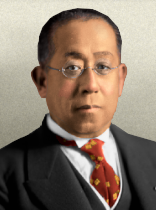
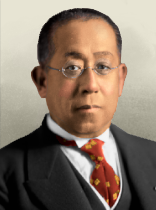
Before/after of a w=156, h=210 layered artwork. What changed in the layer stack:
renamed "Iesato #2" to "Iesato #3", painted on it over (x1=0, y1=0, x2=156, y2=208)
moved "Pasted Layer" above "Iesato #1", painted on it over (x1=0, y1=0, x2=156, y2=208)
